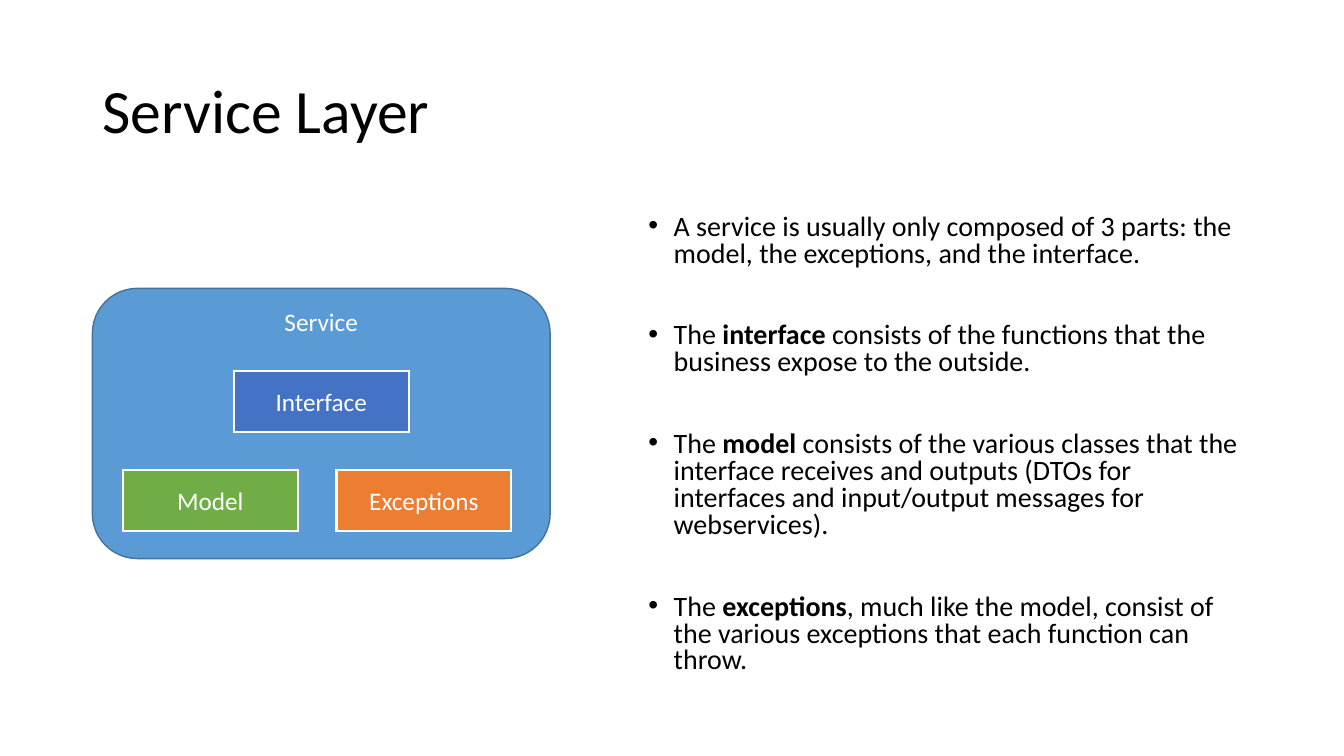
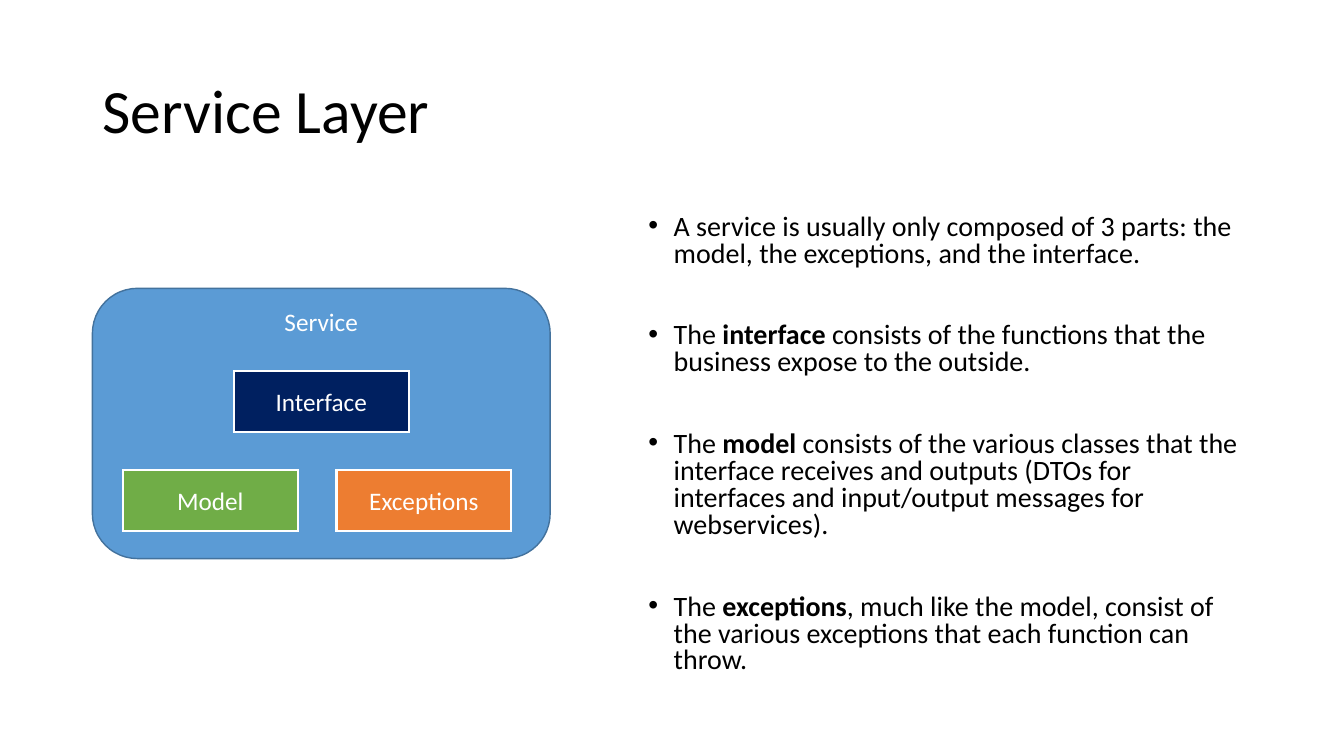
Before and after one commit to fnmps/multilayer-java-template, a slide deck: slide 7 of multilayer-template/Documentation/Multilayer applications.pptx. Drawn at 1344x756 pixels with LibreOffice and Linux fonts; fonts in the diff are those of the drawing. Boxes give left, top, right and bottom in pixels: in the first picture for what was removed or moved away, otherwise in the second. Text is boxed around its words. In the diff, an @@ line names an element or a change of style, - is before the commit and + after.

```diff
--- a/multilayer-template/Documentation/Multilayer applications.pptx
+++ b/multilayer-template/Documentation/Multilayer applications.pptx
@@ rectangle "Interface" at (234,371,408,433): fill #4472C4 to #002060 @@
```
Also in this commit, not shown: 5 other slides changed, 2 slides added, 7 other files.
